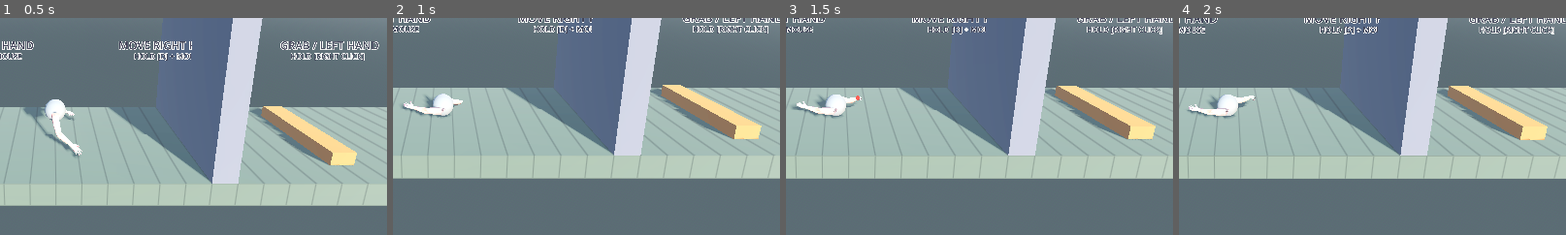
Above: before the commit, frames 1-4 (left to right).
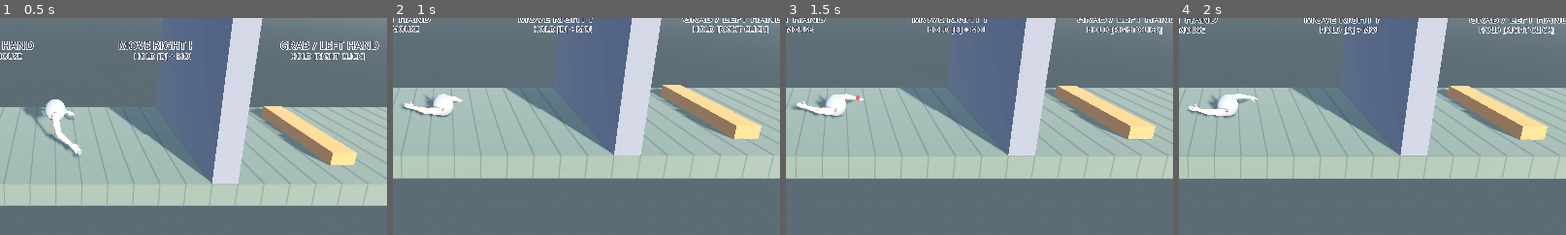
Above: after the commit, the same moments.

Repository: AnuragVinodh/arm-guy-game
Game: Godot game, scene res://scenes/levels/tutorial_level.tscn
The game is run twice, just before and just after one commit, with the same random seed, the same clock (stepped at 60 frames per second) and the same inputs.
Inputs (mouse positions are % of the whole screen's width and height, from its top left):
- Up to frame 1 (0.5 s): no input
- Up to frame 2 (1 s): move the mouse to (45, 70) at 0.52 s; hold D from 0.53 s (still down); click (45, 70) at 0.67 s
- Up to frame 3 (1.5 s): release D at 1.25 s; drag from (80, 65) to (45, 70) at 1.27 s
- Up to frame 4 (2 s): no input
The pictures show only the part of the screen within x 43-93%, y 49-99%; the shares and areas given below are measured in that part.

Frame 1 is identical in both runs. In frame 2, less than 0.1% of the frame differs, in the area x 14-19%, y 35-42%; in frame 3, 0.1%; in frame 4, 0.2%, in the area x 2-21%, y 34-42%.

Commit message:
fix bending

Diff:
--- a/scenes/player/arms.gd
+++ b/scenes/player/arms.gd
@@ -667,10 +667,11 @@
 	# clear all colliders, with a margin so the hand mesh doesn't poke through.
 	# Skipped while gripping so the hand stays pinned to the anchor.
 	if clamp_reach:
-		dist = _clamp_arm(a, dir, dist, reach_min, l1, l2, pole)
-
-	# Resolve the elbow at the final, safe reach.
-	var solved := _bend_solve(a, dir, dist, l1, l2, pole)
+		dist = _clamp_arm(a, dir, dist, reach_min, l1, l2, pole, chain["roll"])
+
+	# Resolve the elbow at the final, safe reach. The per-arm `roll` sign mirrors the
+	# elbow to the correct side for the (reflected) left arm.
+	var solved := _bend_solve(a, dir, dist, l1, l2, pole, chain["roll"])
 	var elbow: Vector3 = solved["elbow"]
 	var bend: Vector3 = solved["bend"]
 	var wrist := a + dir * dist                      # exact analytic hand position
@@ -678,12 +679,11 @@
 	var bicep_dir := (elbow - a).normalized()        # shoulder -> elbow
 	var forearm_dir := (wrist - elbow).normalized()  # elbow -> wrist
 
-	# Aim each bone's +Y down its direction. Use `bend` as the roll reference so the
-	# elbow consistently hinges in the bend plane; the per-arm `roll` sign flips the
-	# twist 180° for the mirrored arm so its mesh isn't upside-down (aim/bend unchanged).
-	var roll_ref: Vector3 = bend * float(chain["roll"])
-	var bicep_global := _aim_y(bicep_dir, roll_ref)
-	var forearm_global := _aim_y(forearm_dir, roll_ref)
+	# Aim each bone's +Y down its direction, using the (already per-arm-signed) `bend`
+	# as the roll reference so the elbow hinges in the bend plane and the mirrored arm's
+	# mesh isn't upside-down. That same sign also placed the elbow on the mirrored side.
+	var bicep_global := _aim_y(bicep_dir, bend)
+	var forearm_global := _aim_y(forearm_dir, bend)
 
 	# Convert the desired GLOBAL (skeleton-space) orientations into LOCAL bone
 	# rotations and apply them. Order matters: set the bicep first, because the
@@ -702,7 +702,7 @@
 ## Solve the elbow for one arm at a given reach `dist`, in skeleton-local space.
 ## `pole` is the (skeleton-local) bow direction. Returns the elbow position and
 ## the bend direction (the side the elbow bows to).
-func _bend_solve(a: Vector3, dir: Vector3, dist: float, l1: float, l2: float, pole: Vector3) -> Dictionary:
+func _bend_solve(a: Vector3, dir: Vector3, dist: float, l1: float, l2: float, pole: Vector3, bend_sign: float = 1.0) -> Dictionary:
 	# Law of cosines: how far along the shoulder->hand line the elbow projects,
 	# and how far off to the side it bends.
 	var cos_shoulder: float = clamp((l1 * l1 + dist * dist - l2 * l2) / (2.0 * l1 * dist), -1.0, 1.0)
@@ -716,7 +716,9 @@
 		bend = dir.cross(Vector3.RIGHT)
 		if bend.length() < 1e-4:
 			bend = dir.cross(Vector3.UP)
-	bend = bend.normalized()
+	# `bend_sign` mirrors the elbow to the other side for a reflected (left) arm, so it
+	# bends the matching way and its mesh rolls right-side-up (bend doubles as the roll).
+	bend = bend.normalized() * bend_sign
 
 	return { "elbow": a + dir * along + bend * aside, "bend": bend }
 
@@ -725,14 +727,14 @@
 ## elbow->wrist) cuts through a collider. Because shrinking the reach moves the
 ## elbow, we re-solve and re-test a few times so the pose converges. All inputs
 ## are skeleton-local; `reach_min` is the tightest the arm may ever fold.
-func _clamp_arm(a: Vector3, dir: Vector3, dist: float, reach_min: float, l1: float, l2: float, pole: Vector3) -> float:
+func _clamp_arm(a: Vector3, dir: Vector3, dist: float, reach_min: float, l1: float, l2: float, pole: Vector3, bend_sign: float = 1.0) -> float:
 	var space := _skeleton.get_world_3d().direct_space_state
 	if space == null:
 		return dist
 
 	var xform := _skeleton.global_transform
 	for _i in 4:
-		var solved := _bend_solve(a, dir, dist, l1, l2, pole)
+		var solved := _bend_solve(a, dir, dist, l1, l2, pole, bend_sign)
 		var elbow: Vector3 = solved["elbow"]
 		var wrist := a + dir * dist
 
